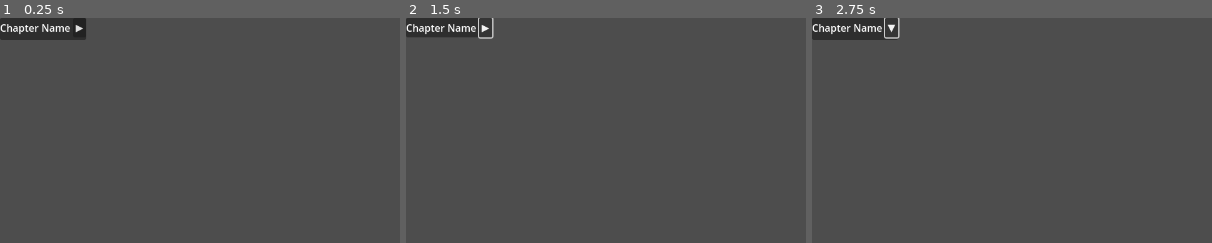
Above: before the commit, frames 1-3 (left to right).
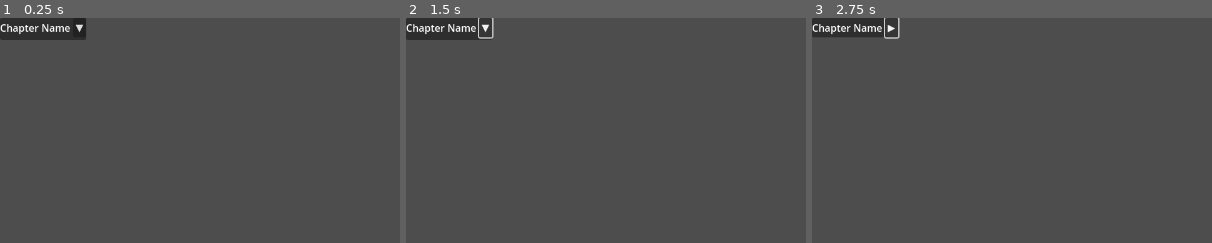
Above: after the commit, the same moments.

Repository: jackmcpickle/bastions-last-stand
Game: Godot game, scene res://ui/components/chapter_card.tscn
Same seed, same stepped clock (60 frames per second), same inputs: the game is played once before the commit and once after it. This scene is started directly instead of the project's main scene.
Inputs:
- Up to frame 1 (0.25 s): no input
- Up to frame 2 (1.5 s): click "▶" (after the commit: "▼") at 0.5 s; click "▼" (after the commit: "▶") at 1.25 s
- Up to frame 3 (2.75 s): click "▶" (after the commit: "▼") at 2 s
The pictures show only the part of the screen within x 0-50%, y 0-50%; the shares and areas given below are measured in that part.

The runs differ from the first frame. In frame 1, less than 0.1% of the frame differs, in the area x 18-21%, y 2-7%; in frame 2, 0.2%, in the area x 0-22%, y 2-10%; in frame 3, 0.2%.

Commit message:
Expand chapters by default to show levels
Make chapters expand on load so users can immediately see & click levels instead of needing to expand manually

Co-Authored-By: Claude Haiku 4.5 <noreply@anthropic.com>

Diff:
--- a/ui/components/chapter_card.gd
+++ b/ui/components/chapter_card.gd
@@ -3,7 +3,7 @@
 signal level_selected(level)
 
 var chapter
-var is_expanded: bool = false
+var is_expanded: bool = true
 
 @onready var title_label: Label = %TitleLabel
 @onready var expand_button: Button = %ExpandButton
@@ -13,6 +13,9 @@
 func _ready() -> void:
 	if expand_button:
 		expand_button.pressed.connect(_on_expand_pressed)
+		expand_button.text = "▼" if is_expanded else "▶"
+	if levels_grid:
+		levels_grid.visible = is_expanded
 
 
 func setup(p_chapter) -> void:
